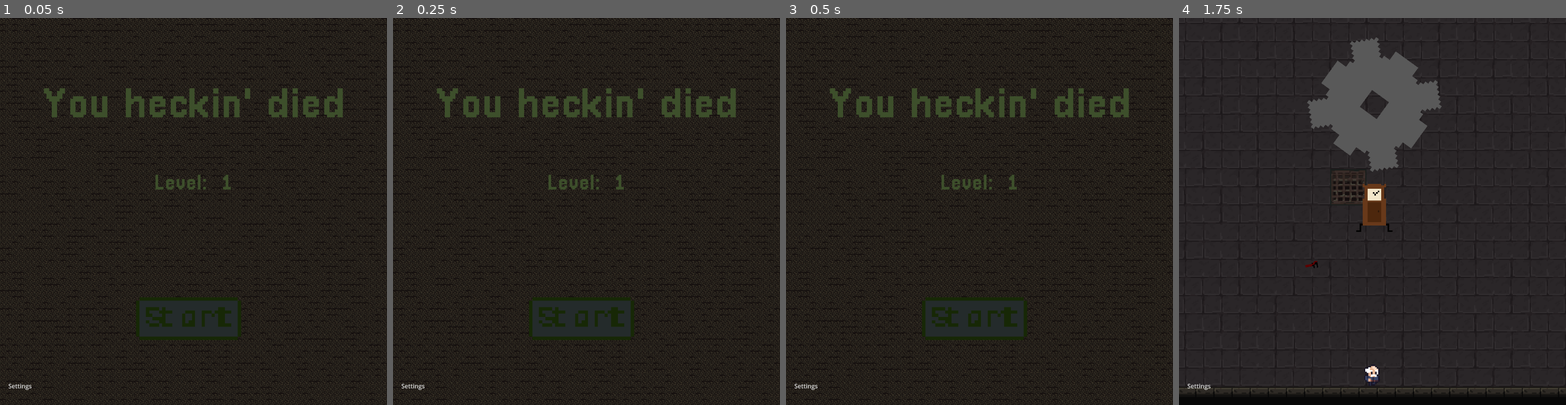
Above: before the commit, frames 1-4 (left to right).
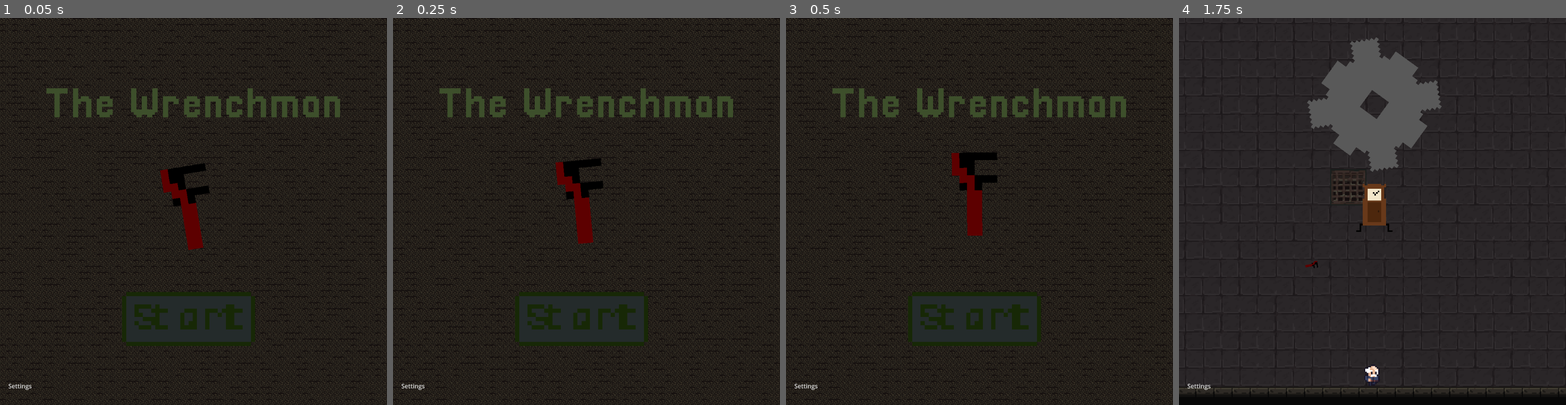
Above: after the commit, the same moments.

Repository: Jodios/JameGam30
Game: Godot game, scene res://menus/start_screen/start_screen.tscn
Two runs of this game, one before a commit and one after it. Both use one fixed random seed, a clock stepped at 60 frames per second and the inputs below. Sound files missing from this copy of the repository are replaced by a short silence.
Inputs (mouse positions are in pixels of both pictures, inside the frame that each line leads up to):
- Up to frame 1 (0.05 s): no input
- Up to frame 2 (0.25 s): no input
- Up to frame 3 (0.5 s): no input
- Up to frame 4 (1.75 s): move the mouse to (1368, 319) at 0.52 s; hold D (right) 0.53-1.28 s; click (1368, 319) at 0.6 s; move the mouse to (1295, 230) at 1.27 s; hold S (down) from 1.28 s (still down); click (1295, 230) at 1.35 s

The runs differ from the first frame. In frame 1, 5.2% of the frame differs, in the area x 11-89%, y 18-85%; in frame 2, 5.2%; in frame 3, 5.2%; in frame 4, nothing differs.

Commit message:
fixed start screen

Diff:
--- a/menus/start_screen/start_screen.gd
+++ b/menus/start_screen/start_screen.gd
@@ -1,27 +1,27 @@
 extends Node2D
 
-@onready var score_label: Label = $Label2
-@onready var retry_button_area: Area2D =  $RetryButton/Area2D
-@onready var retry_button: Sprite2D = $RetryButton
+@onready var start_button_area: Area2D =  $StartButton/Area2D
+@onready var start_button: Sprite2D = $StartButton
 var normal_position: Vector2 = Vector2.ZERO
 
 var hovering_over_button: bool = false
 
 func _ready():
-	normal_position = retry_button.position
-	score_label.text = score_label.text + " " + str(Global.level)
-	retry_button_area.mouse_entered.connect(func():
+	$AnimationPlayer.play("rotate_title")
+	$AnimationPlayer.play("rotate_wrench")
+	normal_position = start_button.position
+	start_button_area.mouse_entered.connect(func():
 		hovering_over_button = true
 	)
-	retry_button_area.mouse_exited.connect(func():
+	start_button_area.mouse_exited.connect(func():
 		hovering_over_button = false
 	)
 
 func _process(_delta):
 	if hovering_over_button:
-		retry_button.position = normal_position + Vector2(0, -20)
+		start_button.position = normal_position + Vector2(0, -20)
 	else:
-		retry_button.position = normal_position
+		start_button.position = normal_position
 
 func _input(event):
 	if event is InputEventMouseButton && event.is_pressed() && hovering_over_button:
--- a/menus/start_screen/start_screen.tscn
+++ b/menus/start_screen/start_screen.tscn
@@ -1,12 +1,103 @@
-[gd_scene load_steps=6 format=3 uid="uid://dwvnv4xihor3b"]
+[gd_scene load_steps=11 format=3 uid="uid://dwvnv4xihor3b"]
 
 [ext_resource type="Script" path="res://menus/start_screen/start_screen.gd" id="1_ryek6"]
 [ext_resource type="TileSet" uid="uid://cjy420oaww7kx" path="res://tileset.tres" id="2_w7nms"]
 [ext_resource type="FontFile" uid="uid://cp0twi0kl4ftb" path="res://assets/fonts/Pixellari.ttf" id="3_wsxmy"]
+[ext_resource type="PackedScene" uid="uid://cmh8qql5tvmne" path="res://weapons/wrench/wrench.tscn" id="4_hi01k"]
 [ext_resource type="Texture2D" uid="uid://c6xl84d0kdcmh" path="res://assets/start_button.png" id="4_vuypo"]
 
 [sub_resource type="RectangleShape2D" id="RectangleShape2D_jgn2d"]
 size = Vector2(30.0432, 11.0504)
+
+[sub_resource type="Animation" id="Animation_ymaqq"]
+resource_name = "rotate_title"
+loop_mode = 2
+tracks/0/type = "value"
+tracks/0/imported = false
+tracks/0/enabled = true
+tracks/0/path = NodePath("Label:rotation")
+tracks/0/interp = 1
+tracks/0/loop_wrap = true
+tracks/0/keys = {
+"times": PackedFloat32Array(0, 0.5, 1),
+"transitions": PackedFloat32Array(1, 1, 1),
+"update": 0,
+"values": [-0.174533, 3.48787e-16, 0.174533]
+}
+
+[sub_resource type="Animation" id="Animation_ls2gd"]
+length = 0.001
+tracks/0/type = "value"
+tracks/0/imported = false
+tracks/0/enabled = true
+tracks/0/path = NodePath("Label:rotation")
+tracks/0/interp = 1
+tracks/0/loop_wrap = true
+tracks/0/keys = {
+"times": PackedFloat32Array(0),
+"transitions": PackedFloat32Array(1),
+"update": 0,
+"values": [3.48787e-16]
+}
+tracks/1/type = "value"
+tracks/1/imported = false
+tracks/1/enabled = true
+tracks/1/path = NodePath("wrench:rotation")
+tracks/1/interp = 1
+tracks/1/loop_wrap = true
+tracks/1/keys = {
+"times": PackedFloat32Array(0),
+"transitions": PackedFloat32Array(1),
+"update": 0,
+"values": [-0.174533]
+}
+tracks/2/type = "value"
+tracks/2/imported = false
+tracks/2/enabled = true
+tracks/2/path = NodePath("wrench:position")
+tracks/2/interp = 1
+tracks/2/loop_wrap = true
+tracks/2/keys = {
+"times": PackedFloat32Array(0),
+"transitions": PackedFloat32Array(1),
+"update": 0,
+"values": [Vector2(499, 495)]
+}
+
+[sub_resource type="Animation" id="Animation_p328d"]
+resource_name = "rotate_wrench"
+loop_mode = 2
+tracks/0/type = "value"
+tracks/0/imported = false
+tracks/0/enabled = true
+tracks/0/path = NodePath("wrench:rotation")
+tracks/0/interp = 1
+tracks/0/loop_wrap = true
+tracks/0/keys = {
+"times": PackedFloat32Array(0, 0.5, 1),
+"transitions": PackedFloat32Array(1, 1, 1),
+"update": 0,
+"values": [-0.174533, 3.48787e-16, 0.174533]
+}
+tracks/1/type = "value"
+tracks/1/imported = false
+tracks/1/enabled = true
+tracks/1/path = NodePath("wrench:position")
+tracks/1/interp = 1
+tracks/1/loop_wrap = true
+tracks/1/keys = {
+"times": PackedFloat32Array(0, 0.5, 1),
+"transitions": PackedFloat32Array(1, 1, 1),
+"update": 0,
+"values": [Vector2(499, 495), Vector2(499, 455), Vector2(499, 535)]
+}
+
+[sub_resource type="AnimationLibrary" id="AnimationLibrary_437h0"]
+_data = {
+"RESET": SubResource("Animation_ls2gd"),
+"rotate_title": SubResource("Animation_ymaqq"),
+"rotate_wrench": SubResource("Animation_p328d")
+}
 
 [node name="start_screen" type="Node2D"]
 script = ExtResource("1_ryek6")
@@ -26,29 +117,31 @@
 offset_top = 179.0
 offset_right = 1024.0
 offset_bottom = 512.0
+pivot_offset = Vector2(512, 60)
 theme_override_colors/font_color = Color(0.239216, 0.309804, 0.168627, 1)
 theme_override_fonts/font = ExtResource("3_wsxmy")
 theme_override_font_sizes/font_size = 112
-text = "You heckin' died"
+text = "The Wrenchman"
 horizontal_alignment = 1
 
-[node name="Label2" type="Label" parent="."]
-offset_top = 412.0
-offset_right = 1024.0
-offset_bottom = 471.0
-theme_override_colors/font_color = Color(0.239216, 0.309804, 0.168627, 1)
-theme_override_fonts/font = ExtResource("3_wsxmy")
-theme_override_font_sizes/font_size = 56
-text = "Level: "
-horizontal_alignment = 1
+[node name="wrench" parent="." instance=ExtResource("4_hi01k")]
+position = Vector2(499, 495)
+rotation = -0.174533
+scale = Vector2(20, 20)
+rotation_speed = 2.08165e-12
 
-[node name="RetryButton" type="Sprite2D" parent="."]
+[node name="StartButton" type="Sprite2D" parent="."]
 position = Vector2(499, 791)
-scale = Vector2(8.6875, 8.6875)
+scale = Vector2(11, 11)
 texture = ExtResource("4_vuypo")
 
-[node name="Area2D" type="Area2D" parent="RetryButton"]
+[node name="Area2D" type="Area2D" parent="StartButton"]
 
-[node name="CollisionShape2D" type="CollisionShape2D" parent="RetryButton/Area2D"]
+[node name="CollisionShape2D" type="CollisionShape2D" parent="StartButton/Area2D"]
 position = Vector2(-0.0575562, 0.460434)
 shape = SubResource("RectangleShape2D_jgn2d")
+
+[node name="AnimationPlayer" type="AnimationPlayer" parent="."]
+libraries = {
+"": SubResource("AnimationLibrary_437h0")
+}
--- a/weapons/wrench/wrench.gd
+++ b/weapons/wrench/wrench.gd
@@ -2,6 +2,7 @@
 
 @export var direction: Vector2
 @export var damage: float = 10.0
+@export var rotation_speed: float = 20.00
 
 @onready var animation_player: AnimationPlayer = $AnimationPlayer
 var has_hit: bool = false
@@ -12,7 +13,7 @@
 
 func _physics_process(_delta):
 	global_position += direction  * 5
-	rotation_degrees += 20
+	rotation_degrees += rotation_speed
 
 	if position.x < -1000 || position.x > 1000 || position.y < -1000 || position.y > 1000:
 		queue_free()
Not shown, changed: .DS_Store
Not shown, changed: Wrenchman.html
Not shown, changed: Wrenchman.pck
Not shown, changed: assets/pixel_crawler/Environment/Dungeon Prison/.DS_Store
